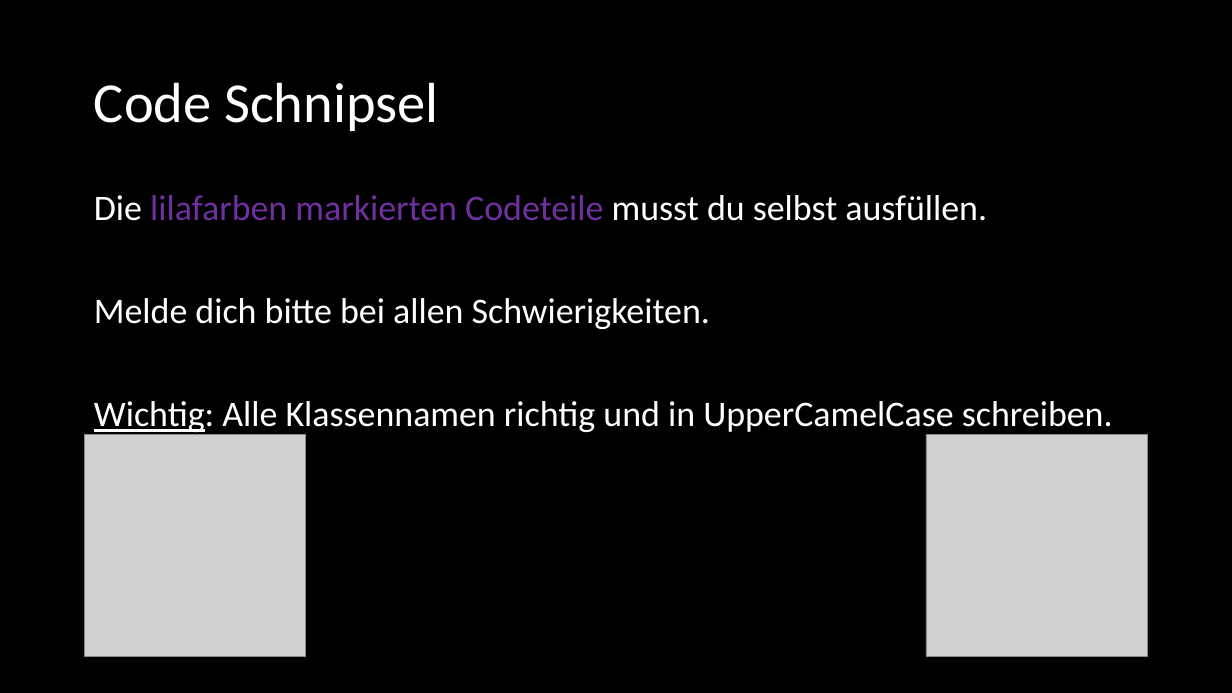
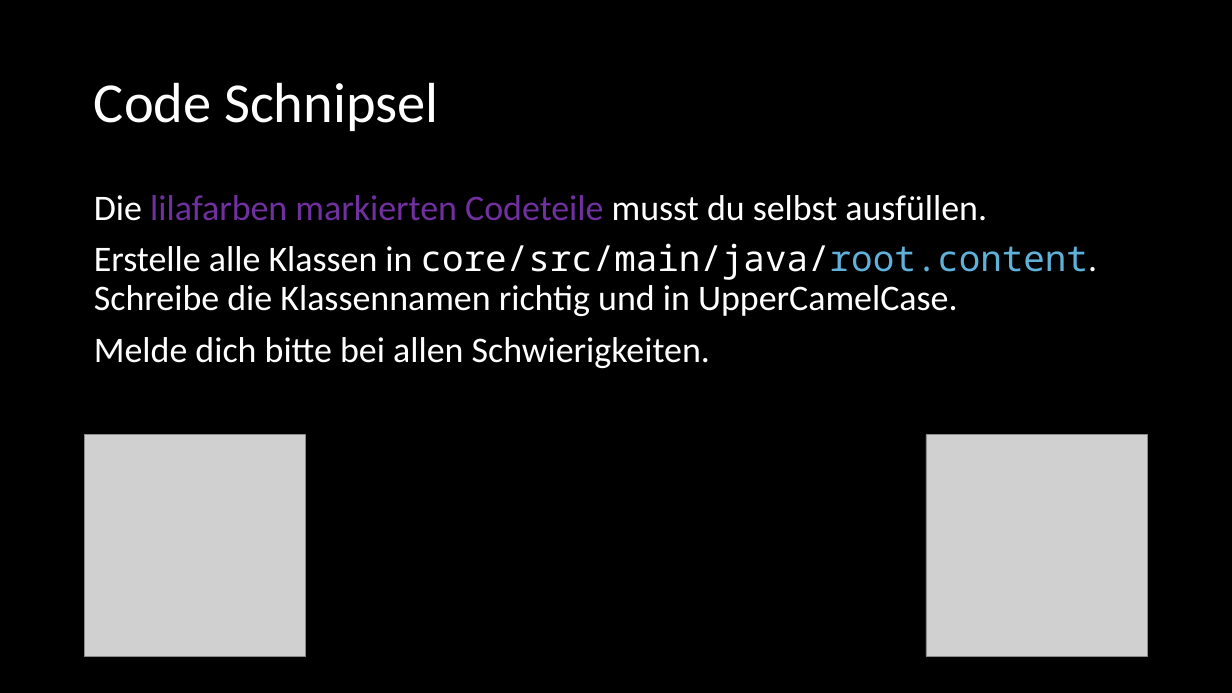
Before and after one commit to Cactusroot/Java, a slide deck: slide 1 of src/Sonstiges.pptx. Drawn at 1232x693 pixels with LibreOffice and Linux fonts; fonts in the diff are those of the drawing; grey boxes stand for pictures. Boxes give left, top, right and bottom in pixels: in the first picture for what was removed or moved away, otherwise in the second. Text is boxed around its words. In the diff, an @@ line names an element or a change of style, - is before the commit and + after.

```diff
--- a/src/Sonstiges.pptx
+++ b/src/Sonstiges.pptx
@@ text at [94, 243, 1097, 316]: paragraph added @@
+Erstelle alle Klassen in core/src/main/java/root.content. Schreibe die Klassennamen richtig und in UpperCamelCase.
@@ text at [94, 401, 1113, 436]: paragraph removed @@
-Wichtig: Alle Klassennamen richtig und in UpperCamelCase schreiben.
```
Also in this commit, not shown: 1 other slide changed, 1 other file.
